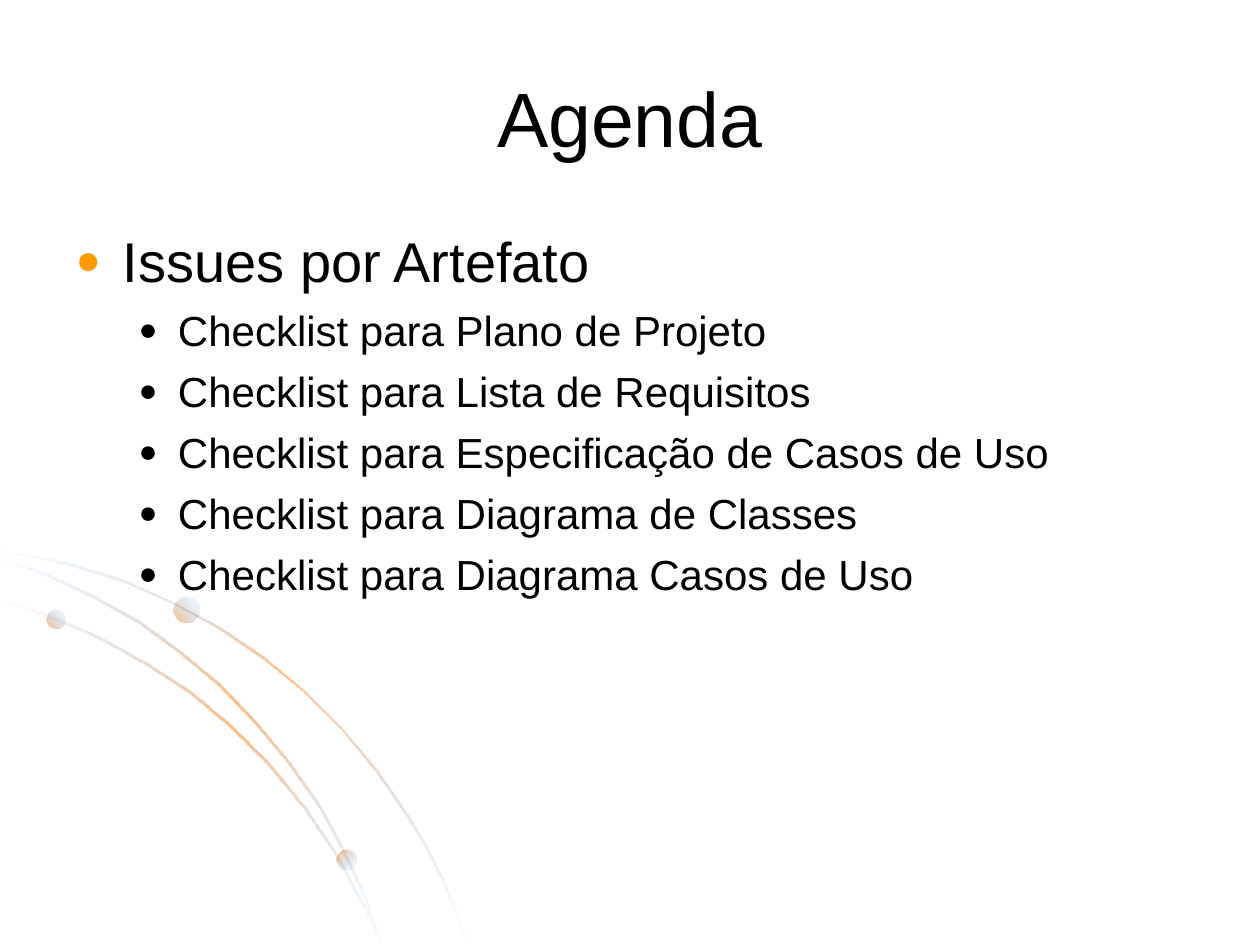
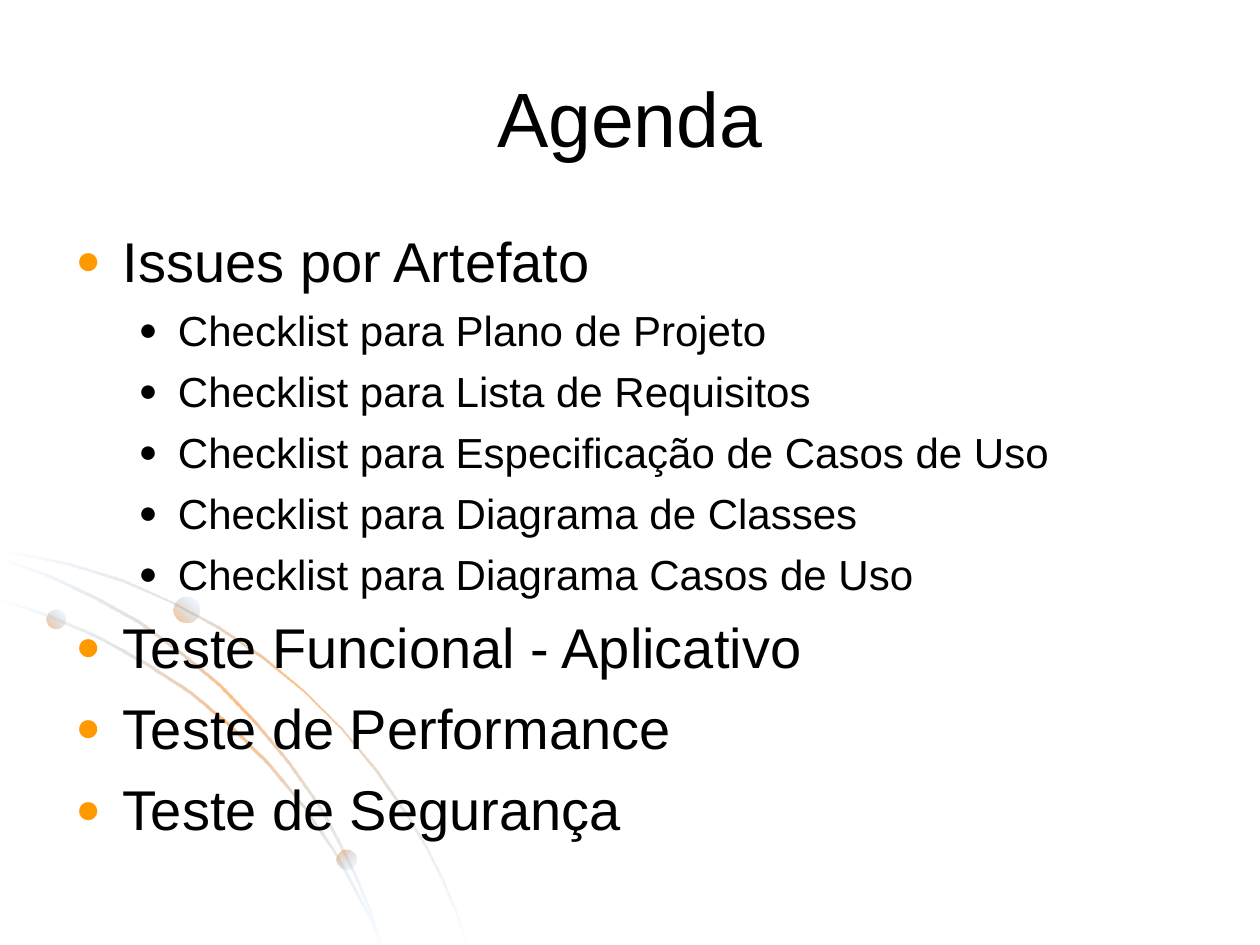
Before and after one commit to ESEGroup/IssuesAuthenticatorCascavel, a slide deck: slide 2 of artefatos/QA/relatorio-issues.ppt. Drawn at 1260x945 pixels with LibreOffice and Linux fonts; fonts in the diff are those of the drawing; background and template pictures are left out. Boxes give left, top, right and bottom in pixels: in the first picture for what was removed or moved away, otherwise in the second. Text is boxed around its words. In the diff, an @@ line names an element or a change of style, - is before the commit and + after.

```diff
--- a/artefatos/QA/relatorio-issues.ppt
+++ b/artefatos/QA/relatorio-issues.ppt
@@ text at [123,624,802,841]: paragraphs added @@
+● Teste Funcional - Aplicativo
+● Teste de Performance
+● Teste de Segurança
```
Also in this commit, not shown: 9 slides added, 6 other files.
